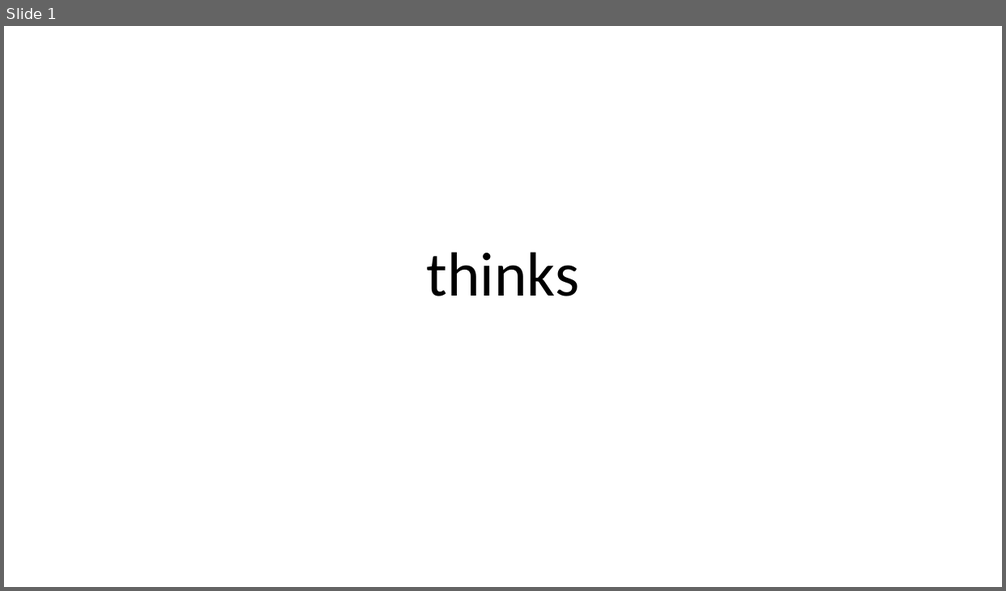
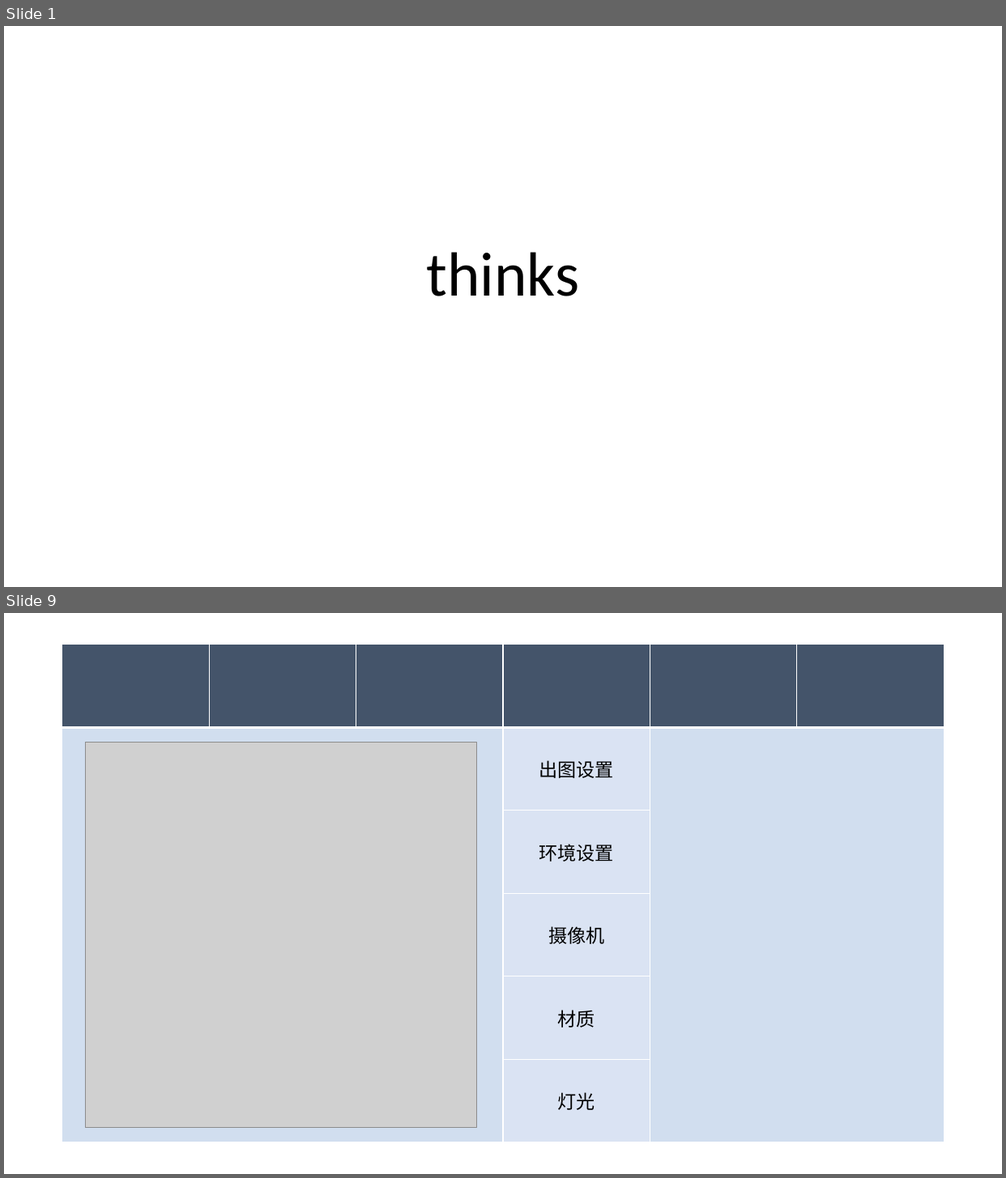
Before and after one commit to vilyLei/voxserver, a slide deck: src/dsrdiffusion/thinks.pptx. Shown one above the other, each under a label of ours: slide 1 before the commit, slides 1 and 9 after it; the slides between them are not shown. The pictures are 1006x591 and 1006x1178 pixels, drawn with LibreOffice and Linux fonts; fonts in the diff are those of the drawing; grey boxes stand for pictures. Boxes give left, top, right and bottom in pixels: in the first picture for what was removed or moved away, otherwise in the second. Text is boxed around its words. In the diff, an @@ line names an element or a change of style, - is before the commit and + after.

```diff
--- a/src/dsrdiffusion/thinks.pptx
+++ b/src/dsrdiffusion/thinks.pptx
@@ slide 9 added at <box>4,613,1002,1174</box>, background #FFFFFF @@
@@ table added at <box>62,645,943,1143</box>, 6 rows, 6 columns @@
+ |  |  |  |  | 
+ |  |  | 出图设置 |  | 
+ |  |  | 环境设置 |  | 
+ |  |  | 摄像机 |  | 
+ |  |  | 材质 |  | 
+ |  |  | 灯光 |  | 
@@ picture added at <box>86,742,476,1128</box> @@
```
Also in this commit, not shown: 1 slide changed, 6 other slides added, 1 other file.
